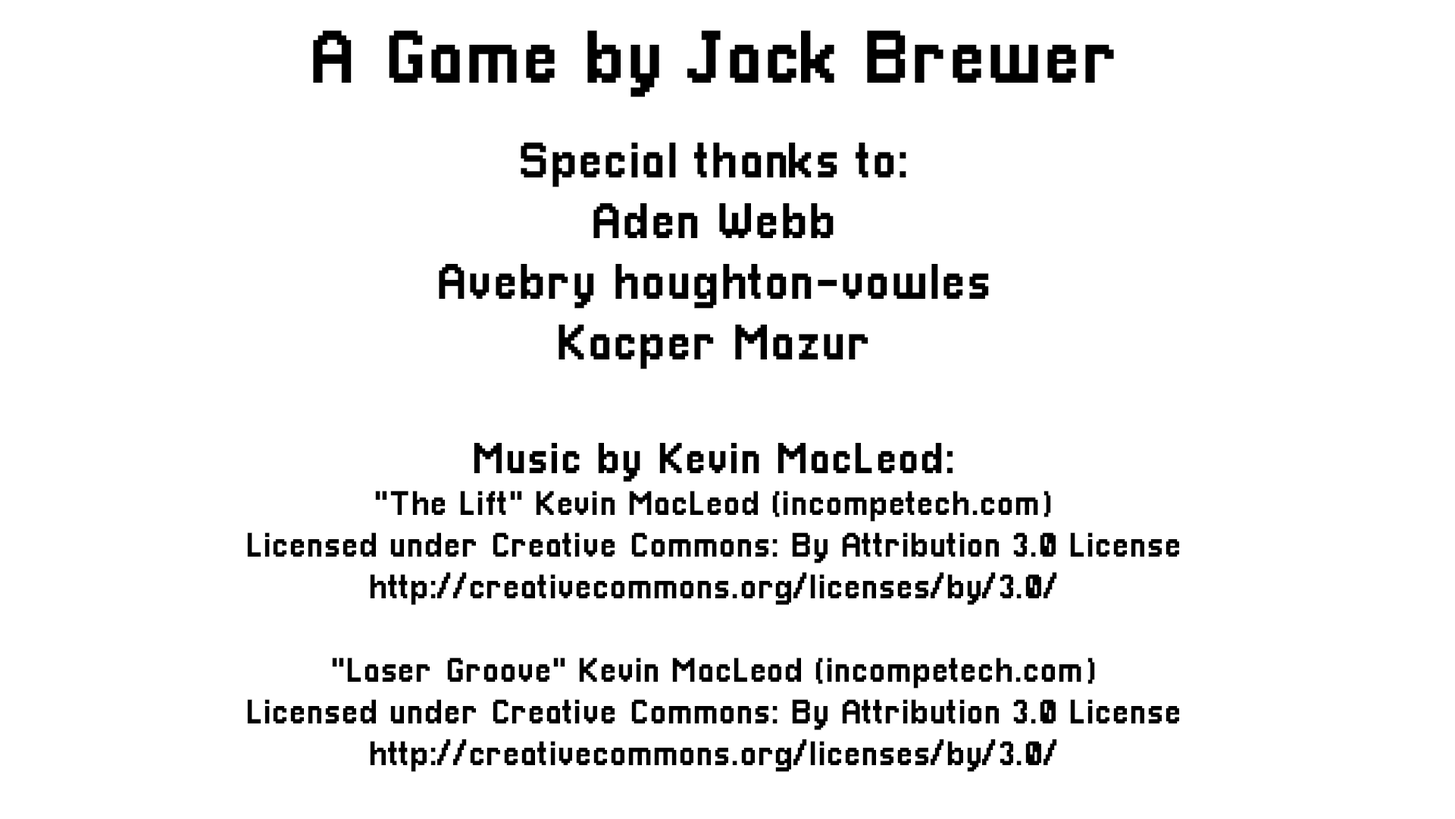
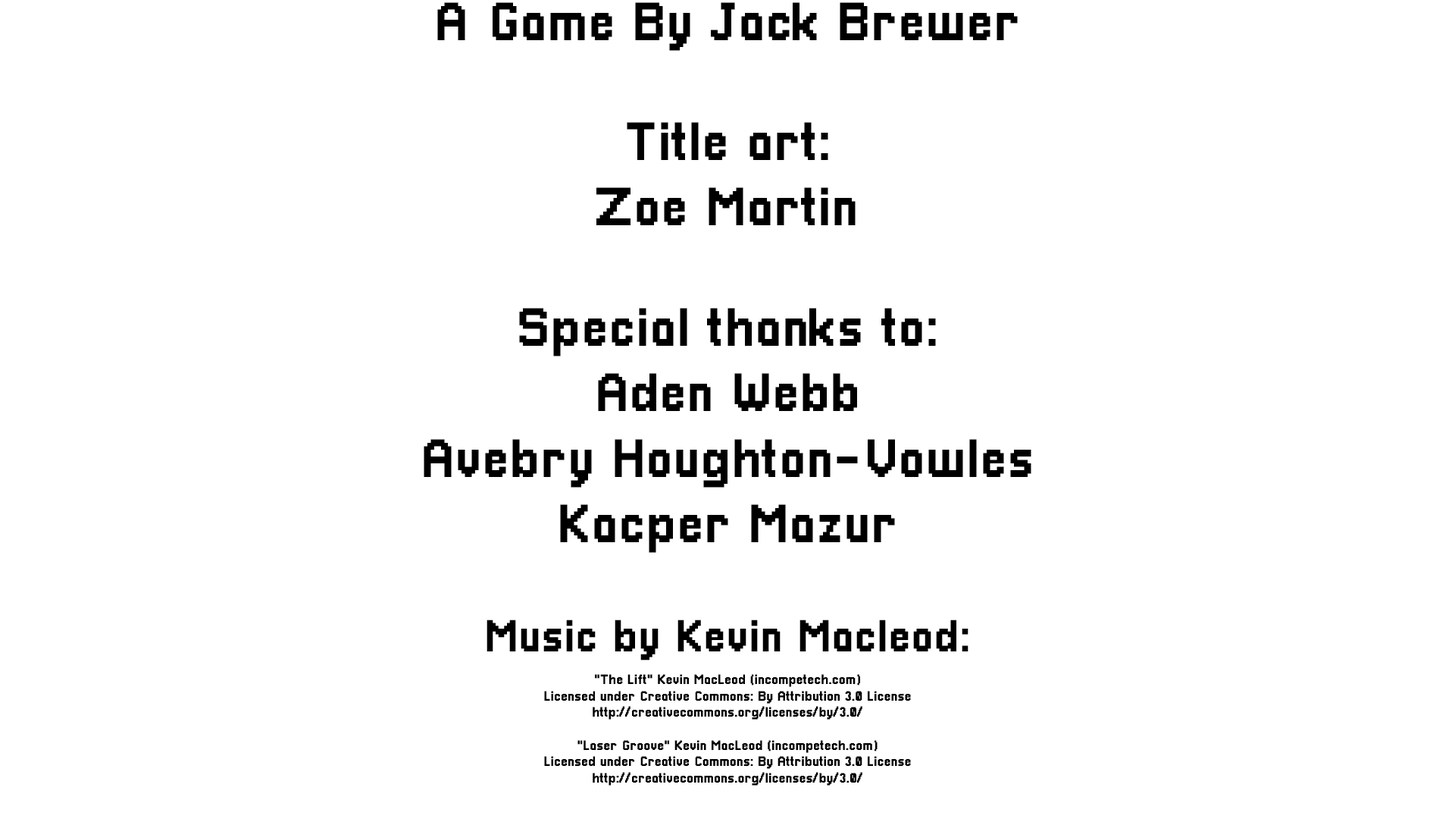
Revision of a layered 1455×819 image; what changed, layer by layer:
renamed "Layer 1" to "A Game By Jack Brewer Title art: Zoe Martin Special thanks to", painted on it over (x1=247, y1=2, x2=1180, y2=786)
added layer "Background" over (x1=247, y1=2, x2=1180, y2=786)
